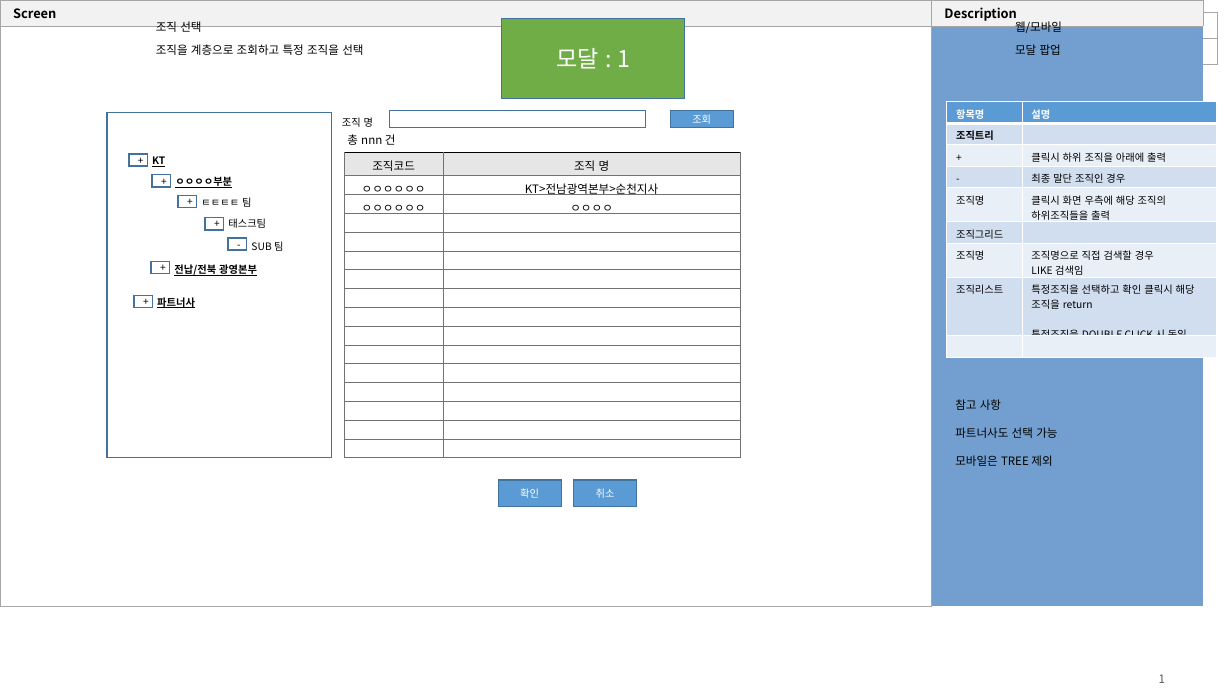
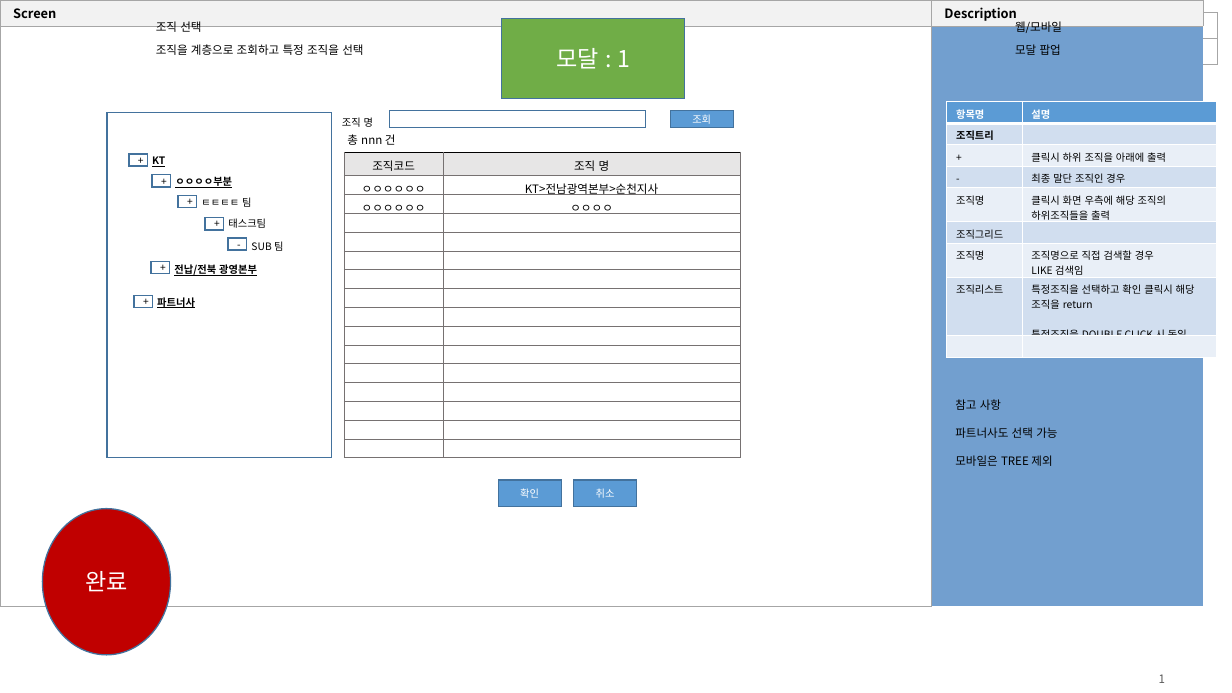
Before and after one commit to yamdeng/ktds-publish, a slide deck: slide 1 of docs/화면설계_공통.pptx. Drawn at 1232x693 pixels with LibreOffice and Linux fonts; fonts in the diff are those of the drawing. Boxes give left, top, right and bottom in pixels: in the first picture for what was removed or moved away, otherwise in the second. Text is boxed around its words. In the diff, an @@ line names an element or a change of style, - is before the commit and + after.

```diff
--- a/docs/화면설계_공통.pptx
+++ b/docs/화면설계_공통.pptx
@@ ellipse added at <box>43,508,171,654</box>, fill #C00000, outline #43739E 1 pt, 18 pt, text #FFFFFF @@
+완료
```
Also in this commit, not shown: 2 other slides changed, 2 other files.
